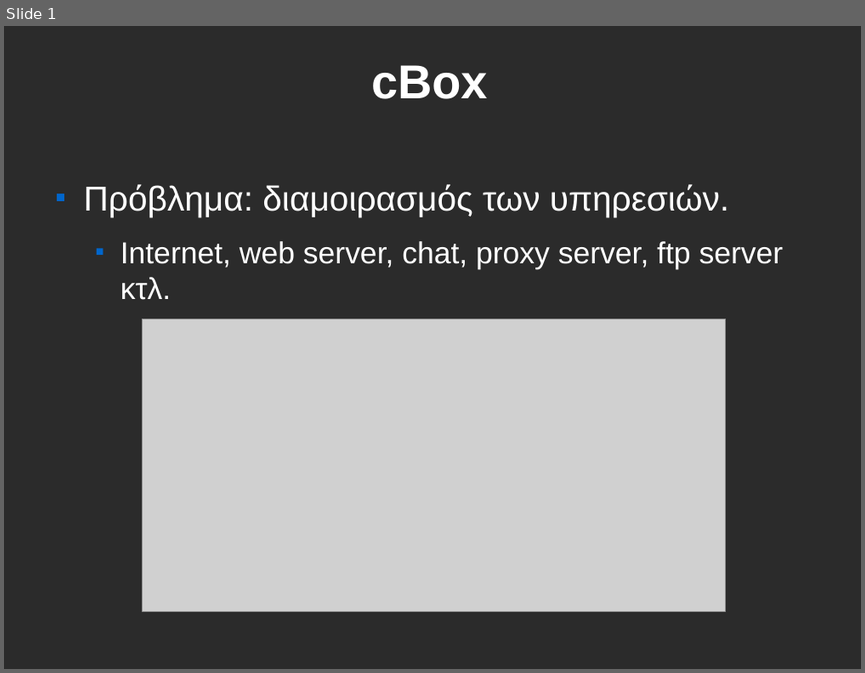
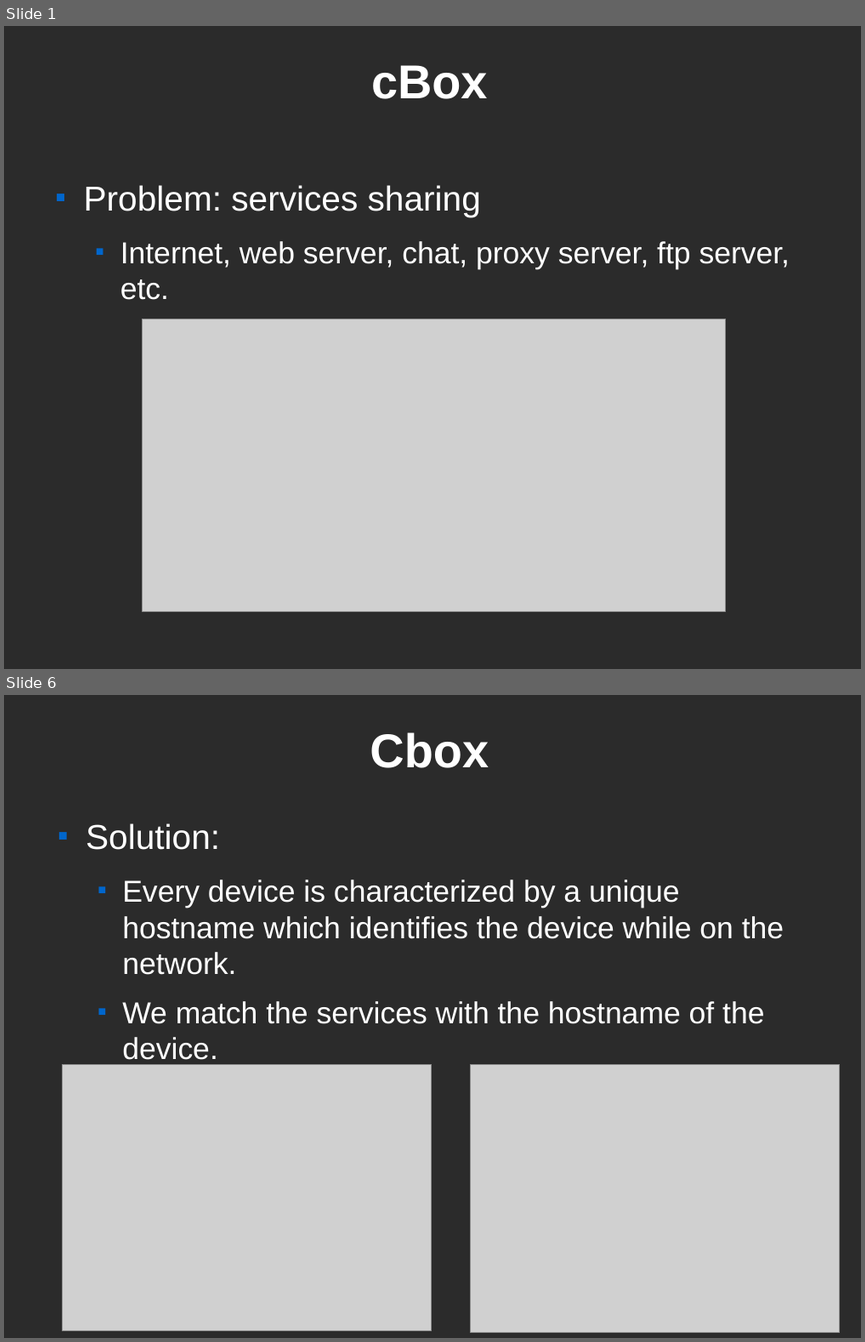
Before and after one commit to CEID-DS/cbox, a slide deck: doc/fosscomm/ZeroConf.odp. Shown one above the other, each under a label of ours: slide 1 before the commit, slides 1 and 6 after it; the slides between them are not shown. The pictures are 865x673 and 865x1342 pixels, drawn with LibreOffice and Linux fonts; fonts in the diff are those of the drawing; grey boxes stand for pictures; background and template pictures are left out; a plain dark background stands for a picture behind light text. Boxes give left, top, right and bottom in pixels: in the first picture for what was removed or moved away, otherwise in the second. Text is boxed around its words. In the diff, an @@ line names an element or a change of style, - is before the commit and + after.

```diff
--- a/doc/fosscomm/ZeroConf.odp
+++ b/doc/fosscomm/ZeroConf.odp
@@ slide 6 added at [4,695,861,1338], background picture (left out) @@
@@ title added at [370,732,488,768], 44 pt, text #FFFFFF, bold @@
+Cbox
@@ text added at [86,823,783,1066], 28 pt, text #FFFFFF @@
+■ Solution:
+  ■ Every device is characterized by a unique hostname which identifies the device while on the network.
+  ■ We match the services with the hostname of the device.
@@ picture added at [63,1064,432,1331] @@
@@ picture added at [471,1064,840,1333] @@
@@ slide 1 changed as well @@
@@ text at [84,185,790,300]: text changed @@
-■ Πρόβλημα: διαμοιρασμός των υπηρεσιών.
-  ■ Internet, web server, chat, proxy server, ftp server κτλ.
+■ Problem: services sharing
+  ■ Internet, web server, chat, proxy server, ftp server, etc.
```
Also in this commit, not shown: 9 other slides added, 9 slides removed, 1 other file.
